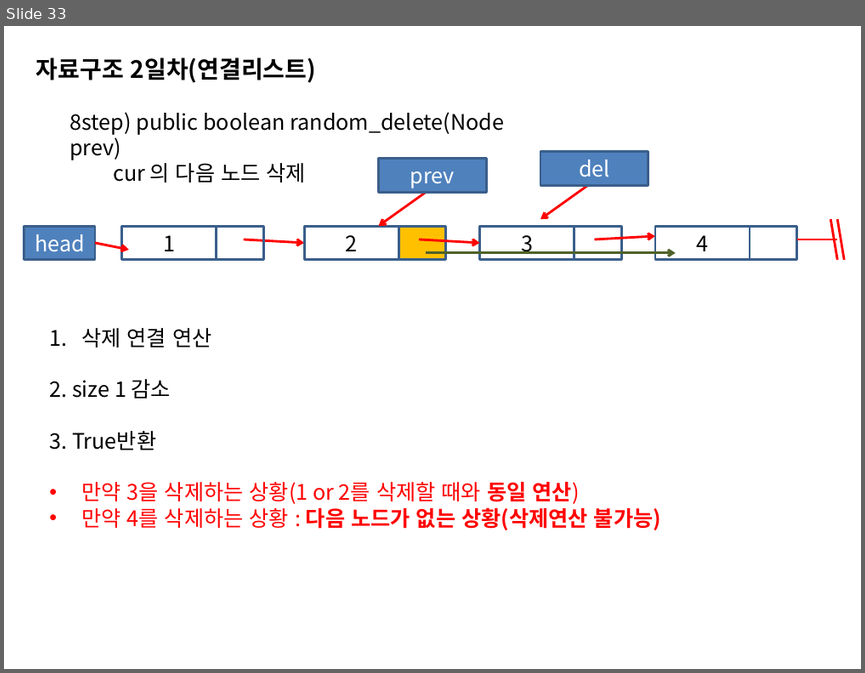
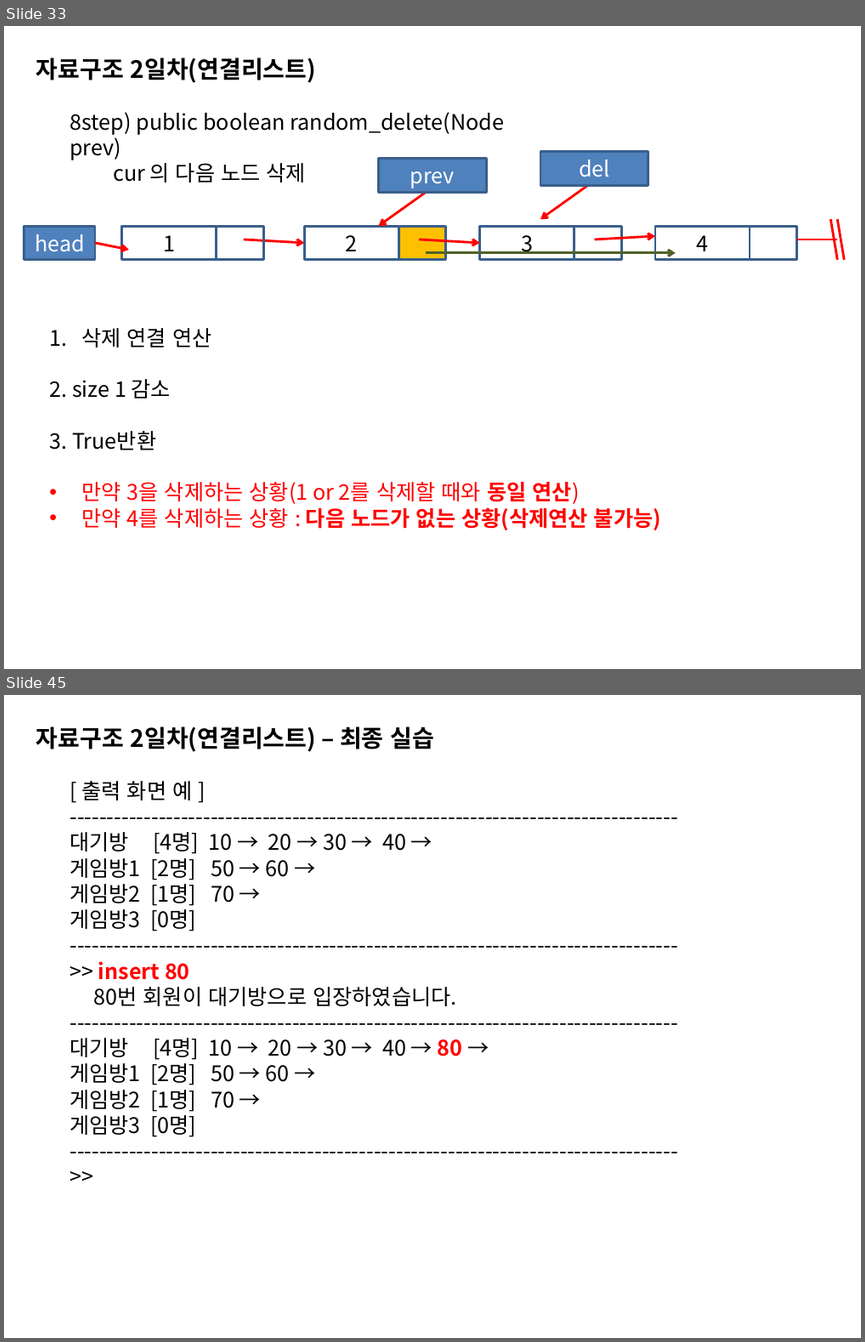
Before and after one commit to sing2song/TILDS, a slide deck: Java자료구조2.pptx. Shown one above the other, each under a label of ours: slide 33 before the commit, slides 33 and 45 after it; the slides between them are not shown. The pictures are 865x673 and 865x1342 pixels, drawn with LibreOffice and Linux fonts; fonts in the diff are those of the drawing. Boxes give left, top, right and bottom in pixels: in the first picture for what was removed or moved away, otherwise in the second. Text is boxed around its words. In the diff, an @@ line names an element or a change of style, - is before the commit and + after.

```diff
--- a/Java자료구조2.pptx
+++ b/Java자료구조2.pptx
@@ slide 45 added at (4,695,861,1338), background #FFFFFF @@
@@ text added at (36,726,435,752), 20 pt, text #000000, bold @@
+자료구조 2일차(연결리스트) – 최종 실습
@@ text added at (69,781,463,1137), 18 pt, text #000000 @@
+[ 출력 화면 예 ]
+----------------------------------------------------------------------------------
+대기방 [4명] 10 → 20 → 30 → 40 →
+게임방1 [2명] 50 → 60 →
+게임방2 [1명] 70 →
+게임방3 [0명]
+----------------------------------------------------------------------------------
+>> insert 80
+80번 회원이 대기방으로 입장하였습니다.
+----------------------------------------------------------------------------------
+대기방 [4명] 10 → 20 → 30 → 40 → 80 →
+게임방1 [2명] 50 → 60 →
+게임방2 [1명] 70 →
+게임방3 [0명]
+----------------------------------------------------------------------------------
+>>
```
Also in this commit, not shown: 14 other slides added, 8 other files.
